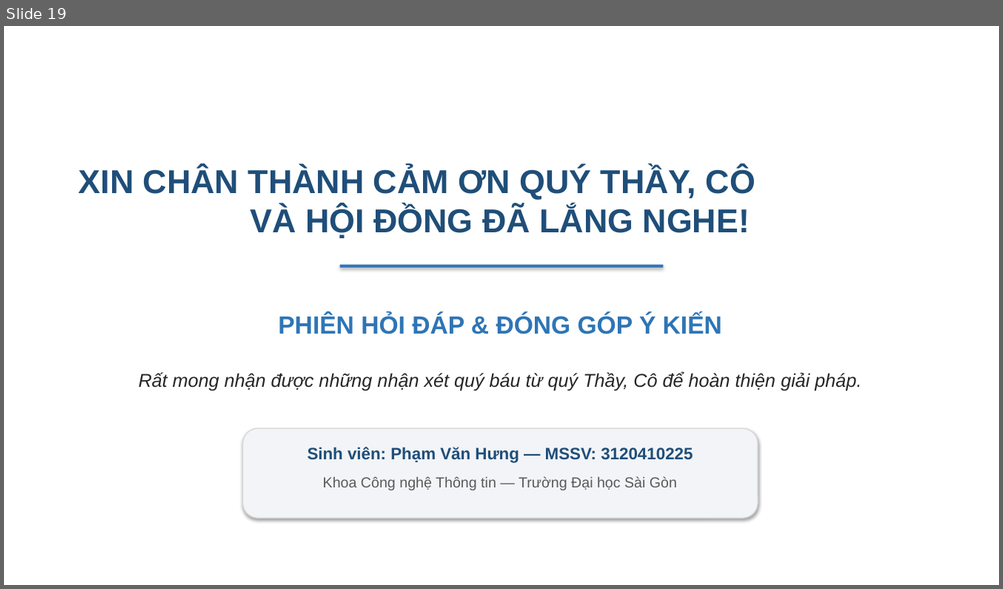
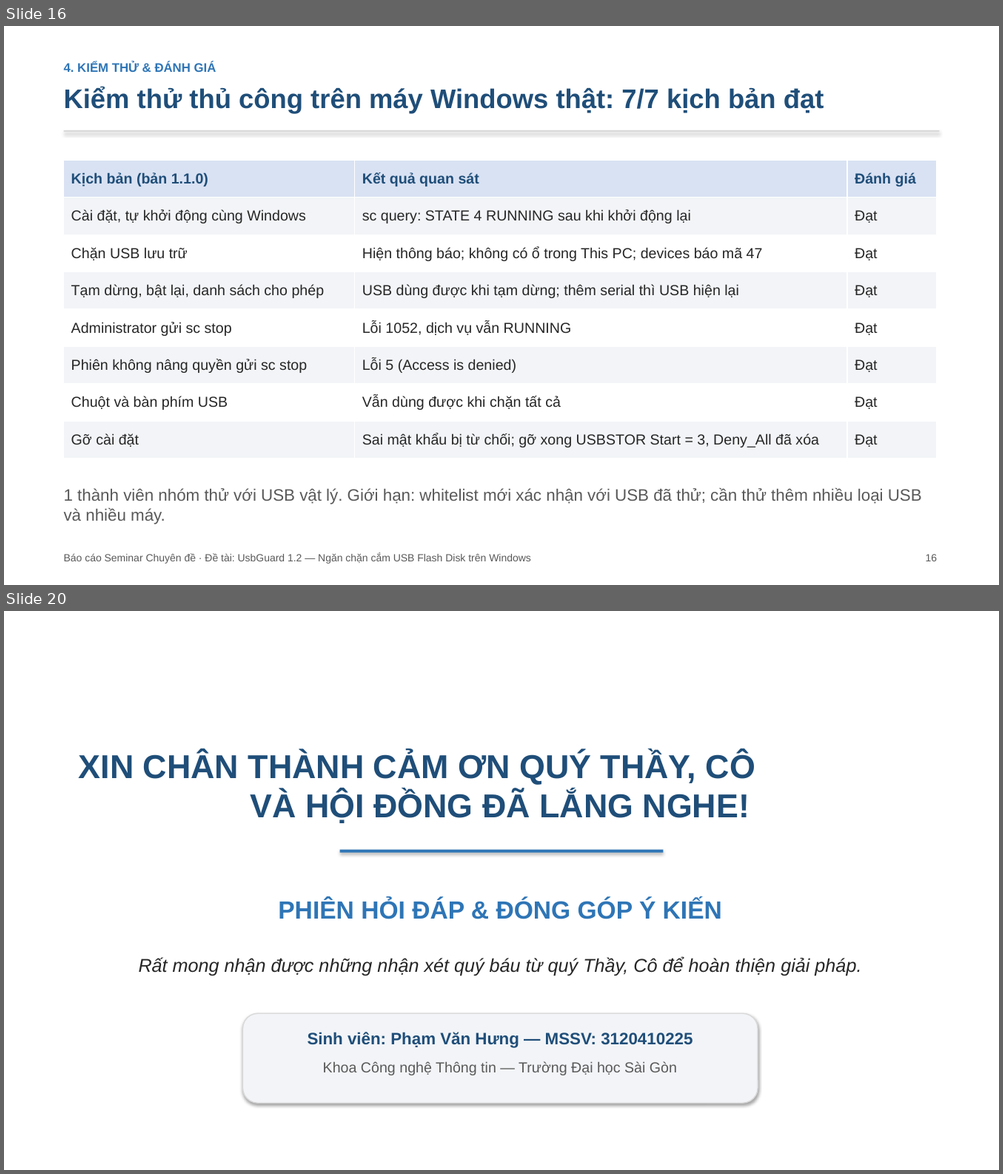
Before and after one commit to hungphamwp/usbguard, a slide deck: slide/SLIDE-UsbGuard.pptx. Shown one above the other, each under a label of ours: slide 19 before the commit, slides 16 and 20 after it; the slides between them are not shown. The pictures are 1003x589 and 1003x1174 pixels, drawn with LibreOffice and Linux fonts; fonts in the diff are those of the drawing. Boxes give left, top, right and bottom in pixels: in the first picture for what was removed or moved away, otherwise in the second. Text is boxed around its words. In the diff, an @@ line names an element or a change of style, - is before the commit and + after.

```diff
--- a/slide/SLIDE-UsbGuard.pptx
+++ b/slide/SLIDE-UsbGuard.pptx
@@ slide 16 added at bbox=[4, 26, 999, 585], background #FFFFFF @@
@@ text added at bbox=[64, 62, 216, 72], 12 pt, text #2E75B6, bold @@
+4. KIỂM THỬ & ĐÁNH GIÁ
@@ text added at bbox=[64, 87, 824, 114], 26 pt, text #1F4E79, bold @@
+Kiểm thử thủ công trên máy Windows thật: 7/7 kịch bản đạt
@@ rectangle added at bbox=[64, 130, 939, 132], fill #D9D9D9 @@
@@ table added at bbox=[64, 160, 936, 459], 8 rows, 3 columns @@
+Kịch bản (bản 1.1.0) | Kết quả quan sát | Đánh giá
+Cài đặt, tự khởi động cùng Windows | sc query: STATE 4 RUNNING sau khi khởi động lại | Đạt
+Chặn USB lưu trữ | Hiện thông báo; không có ổ trong This PC; devices báo mã 47 | Đạt
+Tạm dừng, bật lại, danh sách cho phép | USB dùng được khi tạm dừng; thêm serial thì USB hiện lại | Đạt
+Administrator gửi sc stop | Lỗi 1052, dịch vụ vẫn RUNNING | Đạt
+Phiên không nâng quyền gửi sc stop | Lỗi 5 (Access is denied) | Đạt
+Chuột và bàn phím USB | Vẫn dùng được khi chặn tất cả | Đạt
+Gỡ cài đặt | Sai mật khẩu bị từ chối; gỡ xong USBSTOR Start = 3, Deny_All đã xóa | Đạt
@@ text added at bbox=[64, 488, 922, 525], 16 pt, text #595959 @@
+1 thành viên nhóm thử với USB vật lý. Giới hạn: whitelist mới xác nhận với USB đã thử; cần thử thêm nhiều loại USB và nhiều máy.
@@ text added at bbox=[64, 554, 531, 564], 10 pt, text #595959 @@
+Báo cáo Seminar Chuyên đề · Đề tài: UsbGuard 1.2 — Ngăn chặn cắm USB Flash Disk trên Windows
@@ text added at bbox=[925, 554, 937, 562], 10 pt, text #595959 @@
+16
@@ what was slide 19 is now slide 20 @@
```
Also in this commit, not shown: 17 slides changed, 1 other slide added, 1 slide removed, 15 other files.
